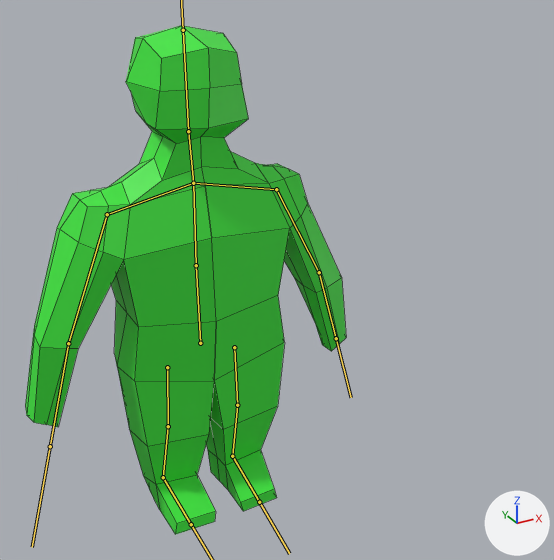
Renders of the FBX model GMTK2025/Assets/GMTK2025/Models/human.fbx from each side of a commit.
Before and after are seen from a 50 mm camera at (-1.07, -2.62, 2.25) aimed at (0.18, -0.34, 1.11). Every picture has the same lights, and +X, +Y and +Z are marked at lower right. The bones that bend it are drawn over the model as lines. Mesh edges are drawn as thin lines.
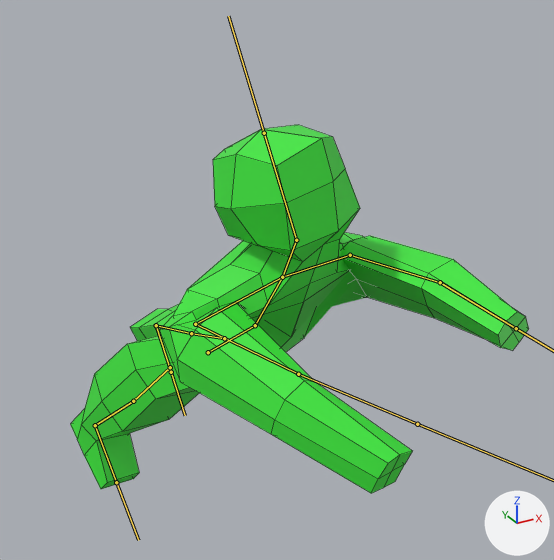
The newer file adds an action. The first version stands in its rest pose; the second is drawn at frame 7 of the action 'Armature|Jump'.

The edits, one by one:
Bone 'Pelvis' (bone_pelvis) moves from (0.0, 0.0, 0.0) to (0.016, -0.032, 0.034).
Bone 'Pelvis' (bone_pelvis) turns from (0, 0, 0) to (55, 19, 1) degrees about its own x, y and z.
Bone 'MiddleSpine' (bone_middlespine) turns from (0, 0, 0) to (-19, 0, 11) degrees about its own x, y and z.
Bone 'LeftArm' (bone_leftarm) turns from (0, 0, 0) to (130, -16, -4) degrees about its own x, y and z.
Bone 'RightArm' (bone_rightarm) turns from (0, 0, 0) to (117, 15, 8) degrees about its own x, y and z.
Bone 'Head' (bone_head) turns from (0, 0, 0) to (-50, 10, -7) degrees about its own x, y and z.
Bone 'LeftHip' (bone_lefthip) moves from (0.0, 0.0, 0.0) to (-0.063, -0.015, -0.015).
Bone 'LeftHip' (bone_lefthip) turns from (0, 0, 0) to (-9, -12, 72) degrees about its own x, y and z.
Bone 'RightHip' (bone_righthip) moves from (0.0, 0.0, 0.0) to (-0.023, -0.014, 0.014).
Bone 'RightHip' (bone_righthip) turns from (0, 0, 0) to (3, -17, -41) degrees about its own x, y and z.

Where the change shows, as pixel boxes (x1, y1, x2, y2) in the pictures (554 x 560 px):
'Cube', posed (43% wider, 28% shorter)
    before: (25, 25, 346, 535)
    after: (70, 125, 529, 493)
bone 'Pelvis', root to tip
    before: (200, 343) to (196, 265)
    after: (208, 352) to (255, 325)
bone 'MiddleSpine', root to tip
    before: (196, 265) to (193, 183)
    after: (255, 325) to (282, 277)
bone 'LeftArm', root to tip
    before: (276, 189) to (319, 272)
    after: (350, 255) to (440, 282)
bone 'RightArm', root to tip
    before: (107, 214) to (68, 343)
    after: (195, 324) to (298, 374)
bone 'Head', root to tip
    before: (188, 131) to (183, 30)
    after: (296, 240) to (264, 133)
bone 'LeftHip', root to tip
    before: (234, 347) to (237, 405)
    after: (224, 338) to (191, 333)
bone 'RightHip', root to tip
    before: (167, 367) to (168, 426)
    after: (170, 367) to (133, 401)
